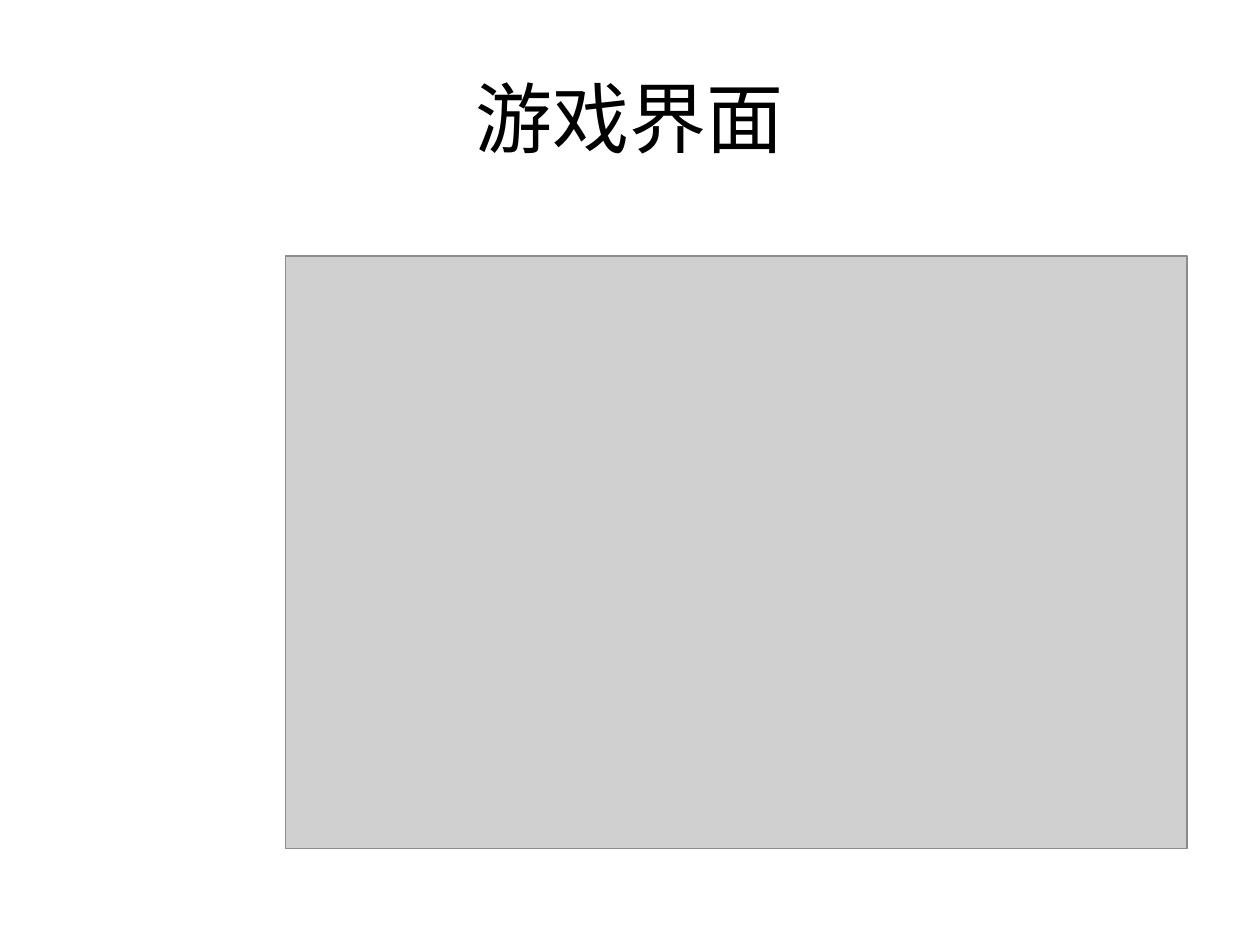
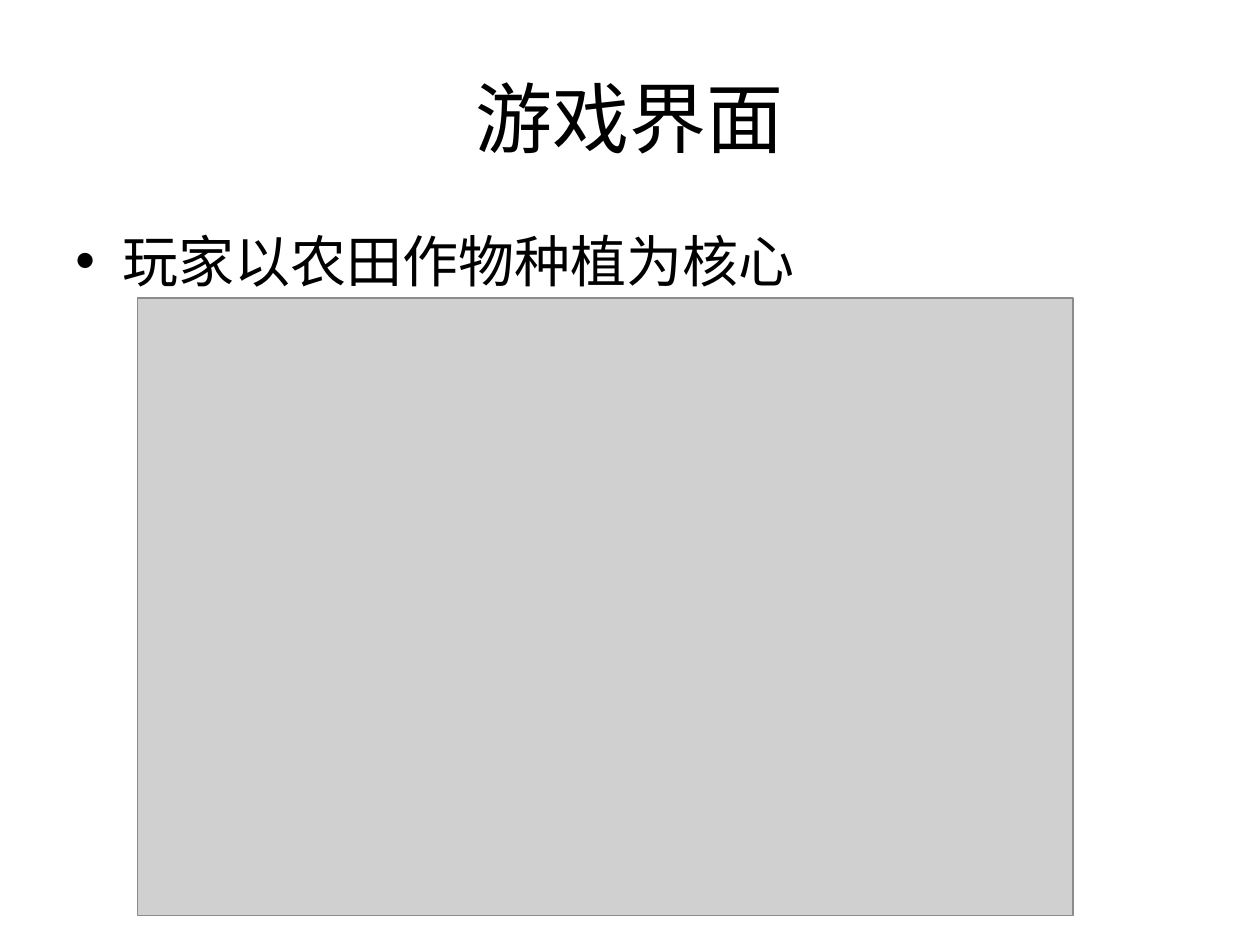
Before and after one commit to sativa/graduate2011, a slide deck: slide 5 of 策划/策划.ppt (slide 4 before the commit). Drawn at 1260x945 pixels with LibreOffice and Linux fonts; fonts in the diff are those of the drawing; grey boxes stand for pictures. Boxes give left, top, right and bottom in pixels: in the first picture for what was removed or moved away, otherwise in the second. Text is boxed around its words. In the diff, an @@ line names an element or a change of style, - is before the commit and + after.

```diff
--- a/策划/策划.ppt
+++ b/策划/策划.ppt
@@ text added at (123, 234, 795, 287), 32 pt, text #000000 @@
+• 玩家以农田作物种植为核心
@@ picture: place and size @@
-picture at (286, 256, 1188, 848)
+picture at (137, 297, 1072, 915)
```
Also in this commit, not shown: 6 other slides changed, 7 slides added, 2 slides removed, 2 other files.
